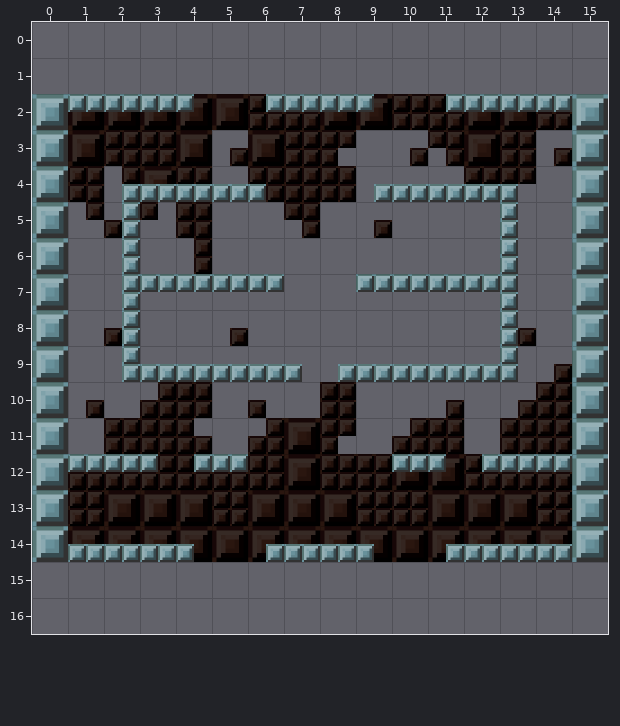
One commit to this Tiled map: Demo/assets/maps/03.tmx. That is the earlier state.
Cells are 64x64 px. Shown: x 0..15, y 0..16.
Now the later version:
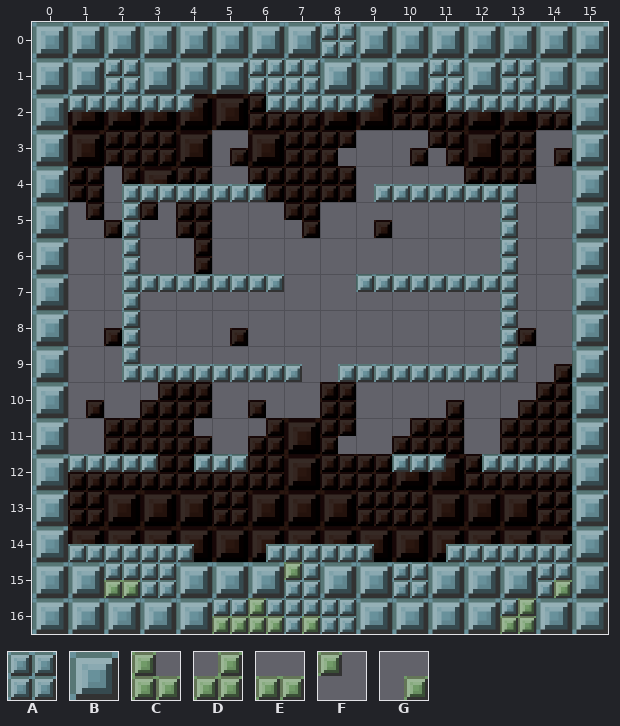
Key: from "large": A 4, B 7, C 46, D 47, E 53, F 61, G 63.
_ is an empty cell.
Change:
Layer "far":
The edit adds tile A in row 0 at x 8; in row 1 at x 2, 6 to 7, 11 and 13; in row 15 at x 2 to 3, 7, 10 and 14; in row 16 at x 5 to 8 and 13.
The edit adds tile B in row 0 at x 0 to 7 and 9 to 15; in row 1 at x 0 to 1, 3 to 5, 8 to 10, 12 and 14 to 15; in row 15 at x 0 to 1, 4 to 6, 8 to 9, 11 to 13 and 15; in row 16 at x 0 to 4, 9 to 12 and 14 to 15.
Layer "Blocks":
The edit adds tile C in row 16 at x 6.
The edit adds tile D in row 16 at x 13.
The edit adds tile E in row 15 at x 2; in row 16 at x 5.
The edit adds tile F in row 15 at x 7.
The edit adds tile G in row 15 at x 14; in row 16 at x 7.
Changed places in both pictures, as pixel boxes (x1, y1, x2, y2):
added: (32, 22, 608, 94)
added: (32, 562, 608, 634)
